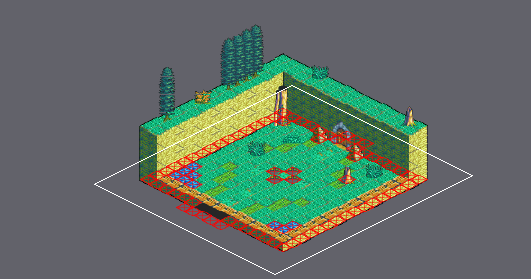
An edit to a level. Tiled map, Final_Fantasy_Mystery_World/Game/maps/Tutorial_Attack2.tmx. The picture above shows the old version from afar; the outline marks the close-up.
Close-up. Before the commit:
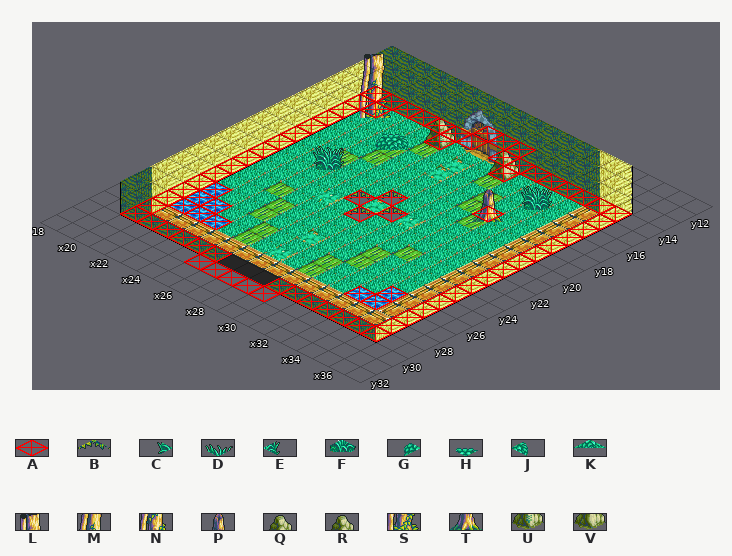
Cells are 32x16 px. Isometric: x runs down to the right, y down to the left. Shown: x 18..37, y 11..32.
Key: from "tutorial_tileset": A 4, B 5, C 32, D 33, E 34, F 35, G 64, H 65, J 66, K 67, L 161, M 177, N 193, P 195, Q 197, R 198, S 209, T 211, U 213, V 214.
_ is an empty cell.
Layers that did not change in this view are not listed.
Layer "Enviorment" before, first column x 18:
11 ____________________
12 L___________________
13 _M__________________
14 __N___Q___R_________
15 ___S___U___V_DE_____
16 _____HJ______CF_____
17 _____GK_____P_______
18 _____________T______
19 ____DE______________
20 ____CF___B__________
21 ________B_B_________
22 _________B__________
23 ____________________
24 ____________________
25 ____________________
26 ____________________
27 ____________________
28 ____________________
29 ____________________
30 ____________________
31 ____________________
32 ____________________
Layer "Collider" before, first column x 18:
11 ____________________
12 ____________________
13 ________AAA_________
14 __AAAAAAA_AAAAAAAA__
15 __AA___A___A_____A__
16 __A______________A__
17 __A______________A__
18 __A__________A___A__
19 __A______________A__
20 __A______A_______A__
21 __A_____A_A______A__
22 __A______A_______A__
23 __A______________A__
24 __A______________A__
25 __AA_____________A__
26 __AAA__________A_A__
27 __AAAA________AA_A__
28 __A______________A__
29 __AAAAAA___AAAAAAA__
30 _______AAAAA________
31 ____________________
32 ____________________
Once edited:
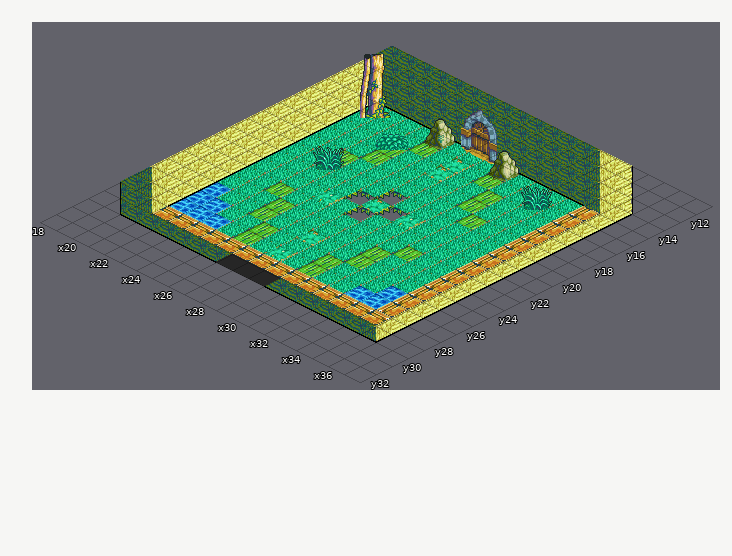
Changes in this commit:
Layer "Enviorment":
y 17: x 30 P -> _
y 18: x 31 T -> _
Layer "Collider" (now hidden):
y 13: x 26..28 AAA -> ___
y 14: x 20..26 AAAAAAA -> _______; x 28..35 AAAAAAAA -> ________
y 15: x 20..21 AA -> __; x 25 A -> _; x 29 A -> _; x 35 A -> _
y 16..17: x 20 A -> _; x 35 A -> _
y 18: x 20 A -> _; x 31 A -> _; x 35 A -> _
y 19: x 20 A -> _; x 35 A -> _
y 20: x 20 A -> _; x 27 A -> _; x 35 A -> _
y 21: x 20 A -> _; x 26 A -> _; x 28 A -> _; x 35 A -> _
y 22: x 20 A -> _; x 27 A -> _; x 35 A -> _
y 23..24: x 20 A -> _; x 35 A -> _
y 25: x 20..21 AA -> __; x 35 A -> _
y 26: x 20..22 AAA -> ___; x 33 A -> _; x 35 A -> _
y 27: x 20..23 AAAA -> ____; x 32..33 AA -> __; x 35 A -> _
y 28: x 20 A -> _; x 35 A -> _
y 29: x 20..25 AAAAAA -> ______; x 29..35 AAAAAAA -> _______
y 30: x 25..29 AAAAA -> _____
Where, in picture pixels (left, top, right, bottom), the same in both close-ups:
removed: (120, 86, 632, 342)
